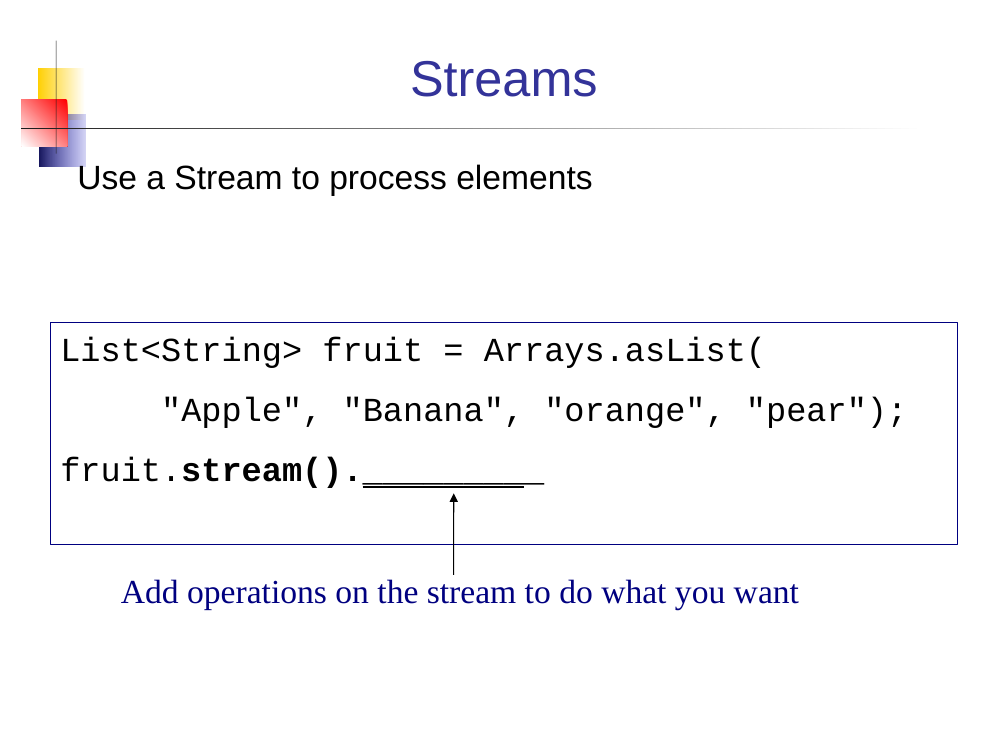
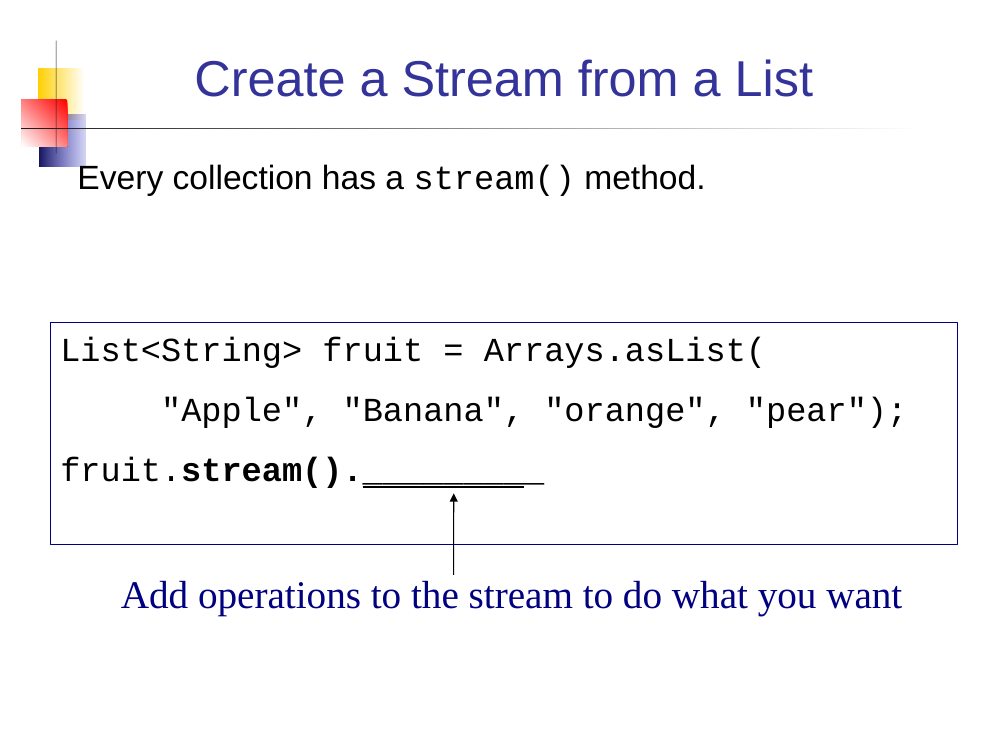
Before and after one commit to skeoop/skeoop.github.io, a slide deck: slide 6 of java8/Streams.ppt (slide 8 before the commit). Drawn at 1008x756 pixels with LibreOffice and Linux fonts; fonts in the diff are those of the drawing. Boxes give left, top, right and bottom in pixels: in the first picture for what was removed or moved away, otherwise in the second. Text is boxed around its words. In the diff, an @@ line names an element or a change of style, - is before the commit and + after.

Commit message:
update Method Reference, Streams, Anonymous Class

```diff
--- a/java8/Streams.ppt
+++ b/java8/Streams.ppt
@@ title at box(194, 59, 813, 97): text changed @@
-Streams
+Create a Stream from a List
@@ text at box(77, 163, 705, 196): text changed @@
-Use a Stream to process elements
+Every collection has a stream() method.
@@ text at box(121, 580, 902, 616): text changed; size 24 to 28 pt @@
-Add operations on the stream to do what you want
+Add operations to the stream to do what you want
```
Also in this commit, not shown: 3 other slides changed, 9 slides added, 4 slides removed, 13 other files.
